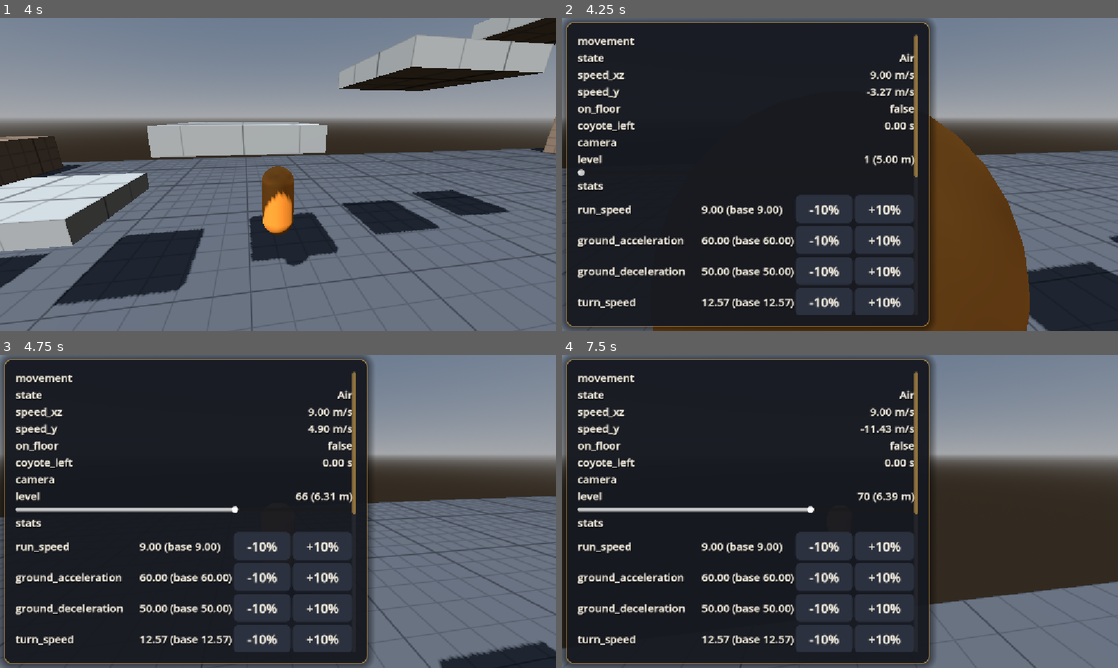
Above: before the commit, frames 1-4 (two rows, left to right).
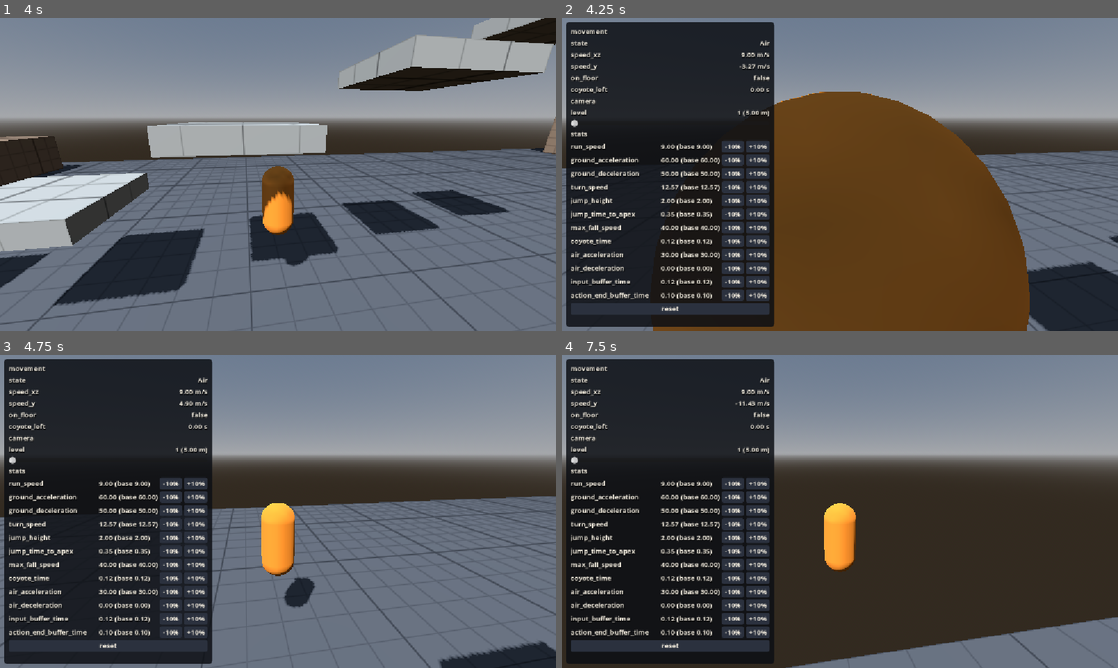
Above: after the commit, the same moments.

Repository: UriBokchoi/BroGuild
Game: Godot game, scene res://levels/test_gym/test_gym.tscn
The game is run twice, just before and just after one commit, with the same random seed, the same clock (stepped at 60 frames per second) and the same inputs.
Inputs (mouse positions are in pixels of both pictures, inside the frame that each line leads up to):
- Up to frame 1 (4 s): tap Enter at 0.5 s; move the mouse to (305, 174) at 0.52 s; hold W (move_forward) from 0.53 s (still down); tap Shift (dash) at 0.6 s; click (305, 174) at 0.67 s; tap Space (jump) at 0.77, 1.52, 3.02, 3.77 s; move the mouse to (250, 174) at 1.27 s; tap E (interact) at 1.35 s; click (250, 174) at 1.42 s; move the mouse to (289, 168) at 2.02 s; tap Tab (show_stats) at 2.1 s; click (289, 168) at 2.17 s; move the mouse to (272, 180) at 2.77 s; tap Ctrl (slide) at 2.85 s; click (272, 180) at 2.92 s; move the mouse to (316, 177) at 3.52 s; tap Alt at 3.6 s; click (316, 177) at 3.67 s
- Up to frame 2 (4.25 s): keep holding W (move_forward); tap F3 (toggle_debug) at 4.15 s
- Up to frame 3 (4.75 s): keep holding W (move_forward); move the mouse to (233, 508) at 4.27 s; tap Shift (dash) at 4.35 s; click (233, 508) at 4.42 s; tap Space (jump) at 4.52 s
- Up to frame 4 (7.5 s): move the mouse to (845, 511) at 5.02 s; tap E (interact) at 5.1 s; click (845, 511) at 5.17 s; move the mouse to (817, 505) at 5.77 s; release W (move_forward) at 5.78 s; hold D (move_right) 5.78-6.53 s; tap Tab (show_stats) at 5.85 s; click (817, 505) at 5.92 s; tap Space (jump) at 6.02, 6.77 s; move the mouse to (867, 511) at 6.52 s; hold W (move_forward) from 6.53 s (still down); tap Ctrl (slide) at 6.6 s; click (867, 511) at 6.67 s; move the mouse to (812, 511) at 7.27 s; tap Alt at 7.35 s; click (812, 511) at 7.42 s

Frame 1 is identical in both runs. In frame 2, 41% of the frame differs, in the area x 0-68%, y 0-100%; in frame 3, 40%; in frame 4, 43%, in the area x 0-100%, y 0-100%.

Commit message:
feat(ui): el ratón tiene un solo dueño y las interfaces piden el cursor
MouseCapture captura el ratón salvo mientras alguna interfaz lo pida con
EventBus.cursor_requested. El panel de depuración lo pide al abrirse,
funciona en pausa y usa su propio tema sin traducir.

Co-Authored-By: Claude Opus 5.5 <noreply@anthropic.com>

Diff:
--- a/autoload/event_bus.gd
+++ b/autoload/event_bus.gd
@@ -10,3 +10,6 @@
 signal run_started(run_seed: int)
 ## La partida en curso ha terminado.
 signal run_ended
+## Una interfaz pide ([param wants_cursor] = true) o suelta el cursor del ratón. Mientras alguna
+## lo pida, el ratón no se captura (lo gestiona MouseCapture).
+signal cursor_requested(requester: Object, wants_cursor: bool)
--- /dev/null
+++ b/tests/unit/ui/test_mouse_capture.gd
@@ -0,0 +1,34 @@
+extends GutTest
+## MouseCapture: el cursor se muestra mientras alguna interfaz lo pida.
+
+var _capture: MouseCapture
+
+
+func before_each() -> void:
+	_capture = MouseCapture.new()
+	add_child_autofree(_capture)
+
+
+func after_each() -> void:
+	# Al lanzar los tests desde el editor, que no se quede el ratón capturado.
+	Input.mouse_mode = Input.MOUSE_MODE_VISIBLE
+
+
+func test_captured_until_someone_asks_for_the_cursor() -> void:
+	assert_false(_capture.is_cursor_requested())
+	var menu := RefCounted.new()
+	EventBus.cursor_requested.emit(menu, true)
+	assert_true(_capture.is_cursor_requested())
+	EventBus.cursor_requested.emit(menu, false)
+	assert_false(_capture.is_cursor_requested())
+
+
+func test_cursor_stays_while_any_requester_wants_it() -> void:
+	var menu := RefCounted.new()
+	var panel := RefCounted.new()
+	EventBus.cursor_requested.emit(menu, true)
+	EventBus.cursor_requested.emit(panel, true)
+	EventBus.cursor_requested.emit(menu, false)
+	assert_true(_capture.is_cursor_requested(), "el panel aún lo pide")
+	EventBus.cursor_requested.emit(panel, false)
+	assert_false(_capture.is_cursor_requested())
--- a/ui/debug/debug_panel.gd
+++ b/ui/debug/debug_panel.gd
@@ -2,7 +2,8 @@
 extends CanvasLayer
 ## Panel de depuración: F3 ([constant InputActions.TOGGLE_DEBUG]) lo muestra u oculta. Cada
 ## sistema añade su bloque como un [DebugSection] hijo de [code]%Sections[/code], sin tocar este
-## script. Solo existe en builds de depuración.
+## script. Solo existe en builds de depuración. Mientras se ve pide el cursor, para poder
+## pulsar sus botones; también funciona con el juego en pausa.
 
 ## Jugador que se depura; cada sección toma de él lo que necesita.
 @export var player: Player
@@ -34,6 +35,7 @@
 	visible = shown
 	# Solo se actualiza mientras se ve.
 	set_process(shown)
+	EventBus.cursor_requested.emit(self, shown)
 
 
 func _get_sections() -> Array[DebugSection]:
--- a/ui/debug/debug_panel.tscn
+++ b/ui/debug/debug_panel.tscn
@@ -4,12 +4,16 @@
 [ext_resource type="Script" path="res://ui/debug/sections/movement_debug_section.gd" id="2_movement"]
 [ext_resource type="Script" path="res://ui/debug/sections/camera_debug_section.gd" id="3_camera"]
 [ext_resource type="Script" path="res://ui/debug/sections/stats_debug_section.gd" id="4_stats"]
+[ext_resource type="Theme" path="res://ui/debug/debug_theme.tres" id="5_theme"]
 
 [node name="DebugPanel" type="CanvasLayer"]
+process_mode = 3
 layer = 100
 script = ExtResource("1_panel")
 
 [node name="Panel" type="PanelContainer" parent="."]
+auto_translate_mode = 2
+theme = ExtResource("5_theme")
 anchors_preset = 9
 anchor_bottom = 1.0
 offset_left = 8.0
--- a/ui/mouse_capture.gd
+++ b/ui/mouse_capture.gd
@@ -1,21 +1,36 @@
 class_name MouseCapture
 extends Node
-## Captura el ratón para mirar con la cámara: Esc ([constant InputActions.PAUSE]) lo suelta y
-## un clic en la ventana lo vuelve a capturar. Va en la escena principal, no en el jugador:
-## el modo del ratón es de toda la partida. Provisional hasta que exista el menú de pausa,
-## que se quedará con Esc.
+## Dueño del modo del ratón: capturado para mirar con la cámara, salvo mientras alguna interfaz
+## pida el cursor con [signal EventBus.cursor_requested] (el menú de pausa, el panel de
+## depuración…). Va en la escena principal: el modo del ratón es de toda la partida.
+
+var _requesters: Array[Object] = []
 
 
-func _ready() -> void:
-	Input.mouse_mode = Input.MOUSE_MODE_CAPTURED
+func _enter_tree() -> void:
+	# En _enter_tree para no perder peticiones de nodos que estén listos antes que este.
+	if not EventBus.cursor_requested.is_connected(_on_cursor_requested):
+		EventBus.cursor_requested.connect(_on_cursor_requested)
+	_apply()
 
 
-func _unhandled_input(event: InputEvent) -> void:
-	if event.is_action_pressed(InputActions.PAUSE):
-		Input.mouse_mode = Input.MOUSE_MODE_VISIBLE
-		get_viewport().set_input_as_handled()
-		return
-	var click := event as InputEventMouseButton
-	if click and click.pressed and Input.mouse_mode != Input.MOUSE_MODE_CAPTURED:
-		Input.mouse_mode = Input.MOUSE_MODE_CAPTURED
-		get_viewport().set_input_as_handled()
+## ¿Alguna interfaz pide el cursor?
+func is_cursor_requested() -> bool:
+	return not _requesters.is_empty()
+
+
+func _on_cursor_requested(requester: Object, wants_cursor: bool) -> void:
+	if wants_cursor and not _requesters.has(requester):
+		_requesters.append(requester)
+	elif not wants_cursor:
+		_requesters.erase(requester)
+	_apply()
+
+
+func _apply() -> void:
+	# Quien pidió el cursor y ya no existe no puede soltarlo: se olvida.
+	for i: int in range(_requesters.size() - 1, -1, -1):
+		if not is_instance_valid(_requesters[i]):
+			_requesters.remove_at(i)
+	var cursor := Input.MOUSE_MODE_VISIBLE if is_cursor_requested() else Input.MOUSE_MODE_CAPTURED
+	Input.mouse_mode = cursor
Not shown, added: tests/unit/ui/test_mouse_capture.gd.uid
